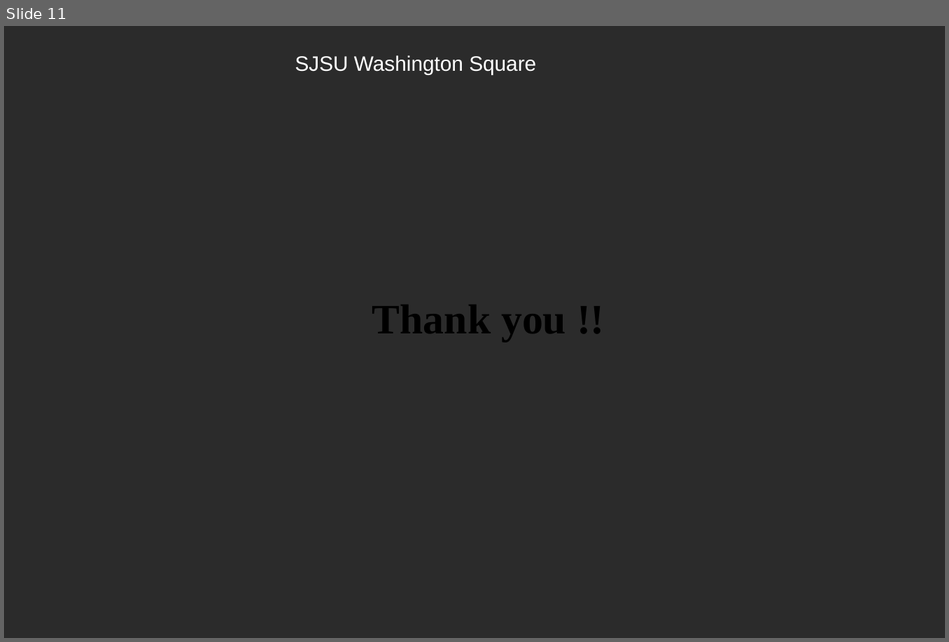
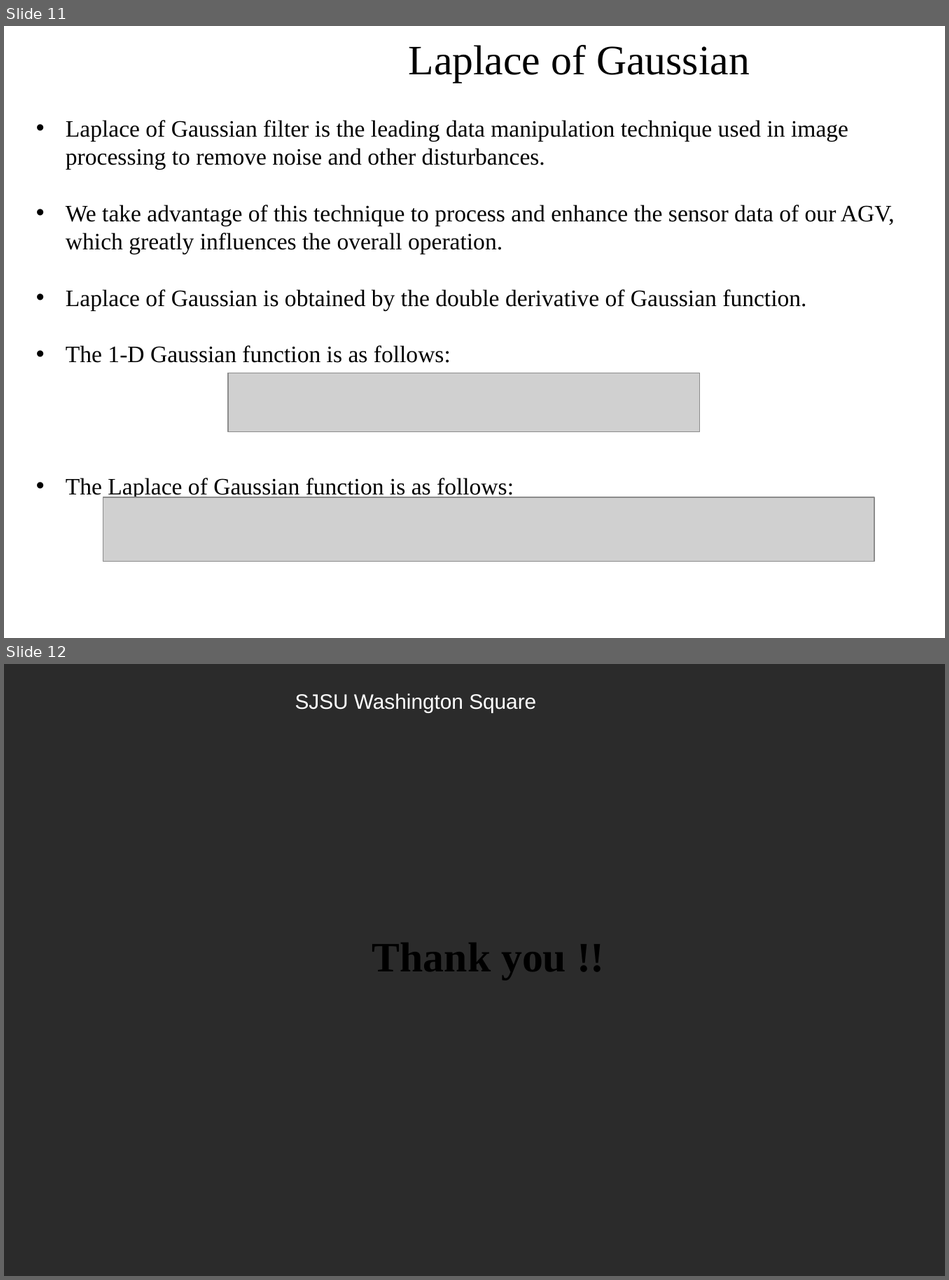
Before and after one commit to Sudheer28123/Sudheer_CMPE-295, a slide deck: Documents/295 AGV sensor Fusion.pptx. Shown one above the other, each under a label of ours: slide 11 before the commit, slides 11 and 12 after it. The pictures are 949x642 and 949x1280 pixels, drawn with LibreOffice and Linux fonts; fonts in the diff are those of the drawing; grey boxes stand for pictures; background and template pictures are left out; a plain dark background stands for a picture behind light text. Boxes give left, top, right and bottom in pixels: in the first picture for what was removed or moved away, otherwise in the second. Text is boxed around its words. In the diff, an @@ line names an element or a change of style, - is before the commit and + after.

Commit message:
Implemented Laplace of Gaussian filter.

```diff
--- a/Documents/295 AGV sensor Fusion.pptx
+++ b/Documents/295 AGV sensor Fusion.pptx
@@ slide 11 added at (4,26,945,638), background picture (left out) @@
@@ text added at (409,45,750,83), 32 pt, text #000000 @@
+Laplace of Gaussian
@@ text added at (354,55,536,75), 16 pt, text #FFFFFF @@
+SJSU Washington Square
@@ text added at (66,120,894,498), 18 pt, text #000000 @@
+• Laplace of Gaussian filter is the leading data manipulation technique used in image processing to remove noise and other disturbances.
+• We take advantage of this technique to process and enhance the sensor data of our AGV, which greatly influences the overall operation.
+• Laplace of Gaussian is obtained by the double derivative of Gaussian function.
+• The 1-D Gaussian function is as follows:
+• The Laplace of Gaussian function is as follows:
@@ picture added at (228,372,699,431) @@
@@ picture added at (103,496,874,560) @@
@@ what was slide 11 is now slide 12 @@
```
Also in this commit, not shown: 1 other file.
